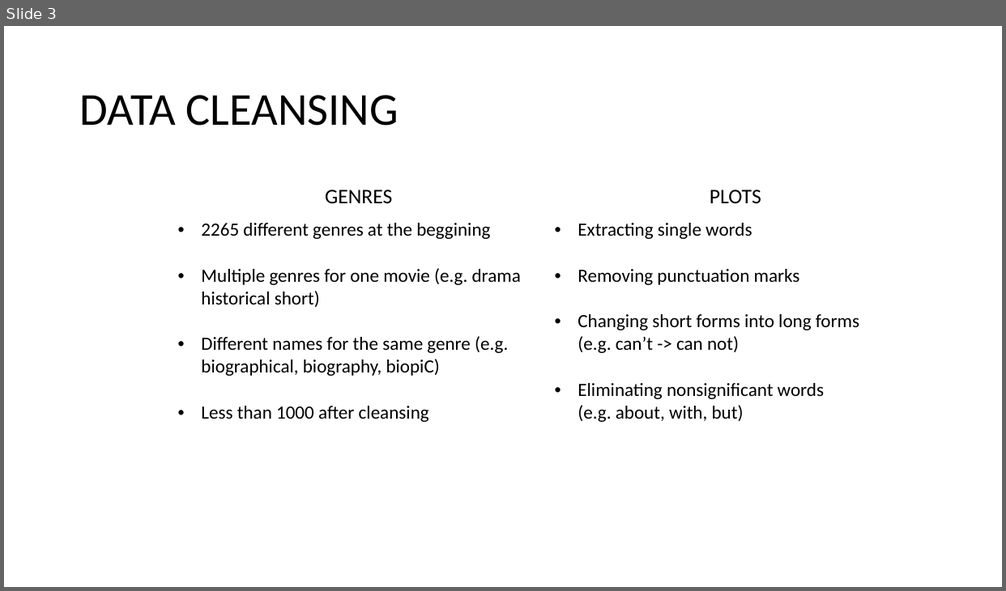
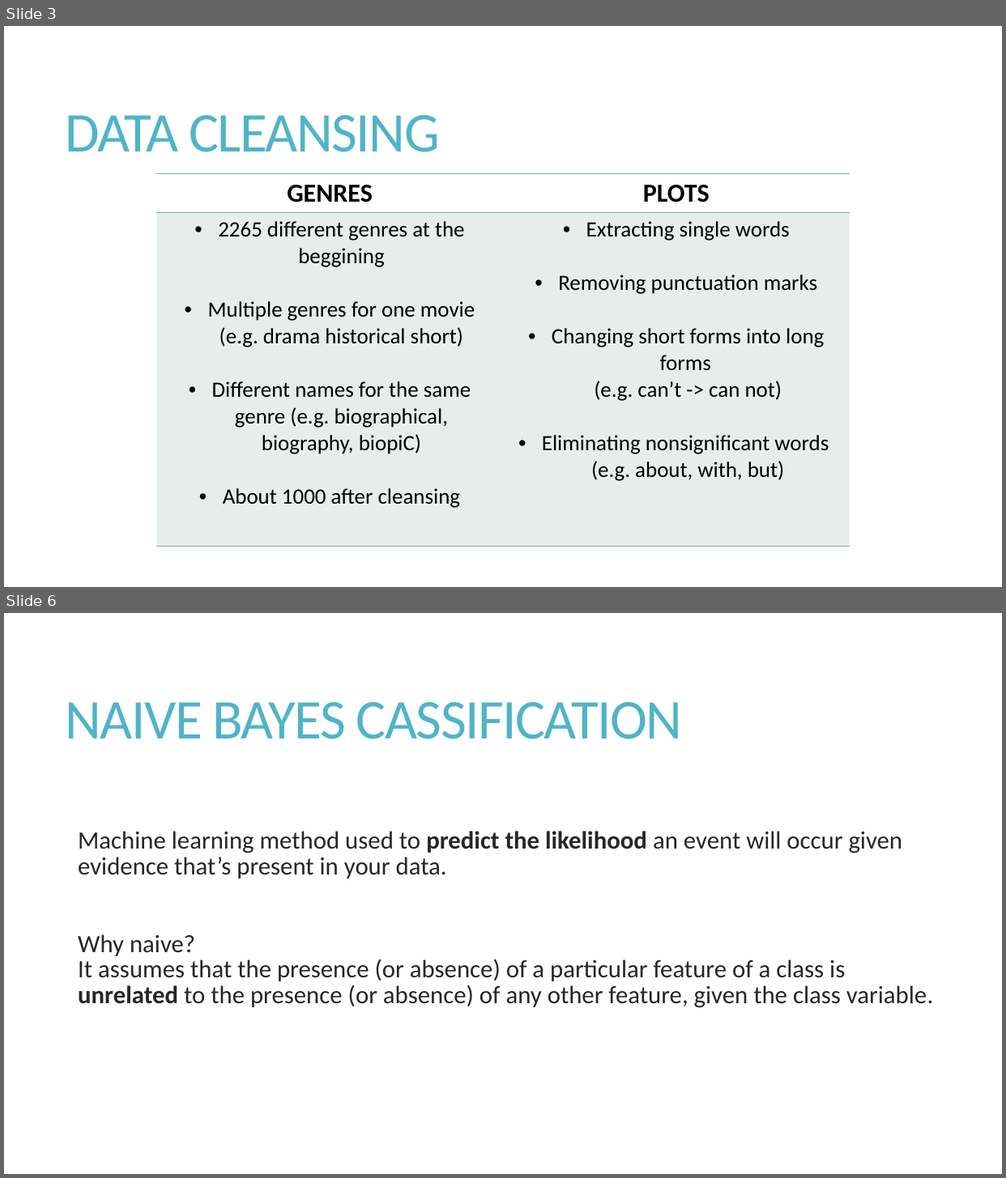
Before and after one commit to bwaszkiewicz/MoviePlots, a slide deck: Documentation/ANG/BIAI_presentation.pptx. Shown one above the other, each under a label of ours: slide 3 before the commit, slides 3 and 6 after it; the slides between them are not shown. The pictures are 1006x591 and 1006x1178 pixels, drawn with LibreOffice and Linux fonts; fonts in the diff are those of the drawing. Boxes give left, top, right and bottom in pixels: in the first picture for what was removed or moved away, otherwise in the second. Text is boxed around its words. In the diff, an @@ line names an element or a change of style, - is before the commit and + after.

```diff
--- a/Documentation/ANG/BIAI_presentation.pptx
+++ b/Documentation/ANG/BIAI_presentation.pptx
@@ slide 6 added at [4, 613, 1002, 1174], background #FFFFFF @@
@@ title added at [66, 702, 683, 739], 54 pt, text #50B4C8 @@
+NAIVE BAYES CASSIFICATION
@@ text added at [78, 831, 934, 1008], 24 pt, text #262626 @@
+  Machine learning method used to predict the likelihood an event will occur given evidence that’s present in your data.
+  Why naive?
+  It assumes that the presence (or absence) of a particular feature of a class is unrelated to the presence (or absence) of any other feature, given the class variable.
@@ slide 3 changed as well @@
@@ title "DATA CLEANSING": place and size @@
-title "DATA CLEANSING" at [80, 95, 398, 126]
+title "DATA CLEANSING" at [66, 115, 439, 152]
@@ title "DATA CLEANSING" at [66, 115, 439, 152]: size 44 to 54 pt, text colour #000000 to #50B4C8, letter spacing 0 to -1.2 pt; line spacing 0.9 to 0.85 @@
@@ table at [157, 174, 850, 546] @@
-row 2, column 1: 2265 different genres at the beggining / Multiple genres for one movie (e.g. drama historical short) / Different names for the same genre (e.g. biographical, biography, biopiC) / Less than 1000 after cleansing
+row 2, column 1: 2265 different genres at the beggining / Multiple genres for one movie (e.g. drama historical short) / Different names for the same genre (e.g. biographical, biography, biopiC) / About 1000 after cleansing
@@ fill none to #84AC9D at 20% opacity in row 2 @@
@@ size 20 to 25 pt, bold on in "GENRES", "PLOTS" @@
@@ size 18 to 21 pt in "Extracting single words", "Removing punctuation marks", "Changing short forms into long forms (e.g. ...", "Eliminating nonsignificant words (e.g. about, with, but)" @@
@@ alignment left to centre @@
@@ borders changed @@
@@ table: place and size @@
-table at [170, 179, 923, 535]
+table at [157, 174, 850, 546]
```
Also in this commit, not shown: 2 other slides changed, 6 other slides added, 1 slide removed.
